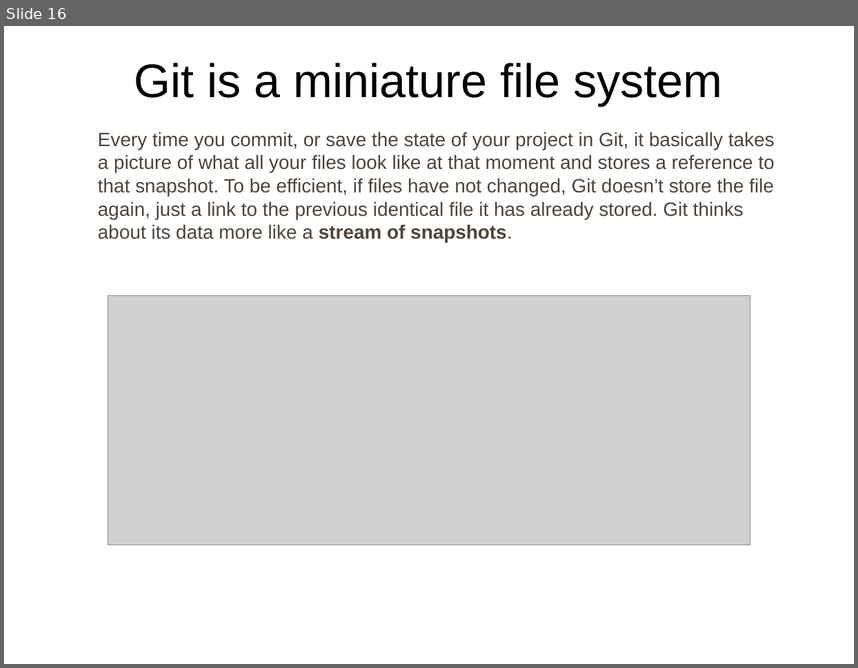
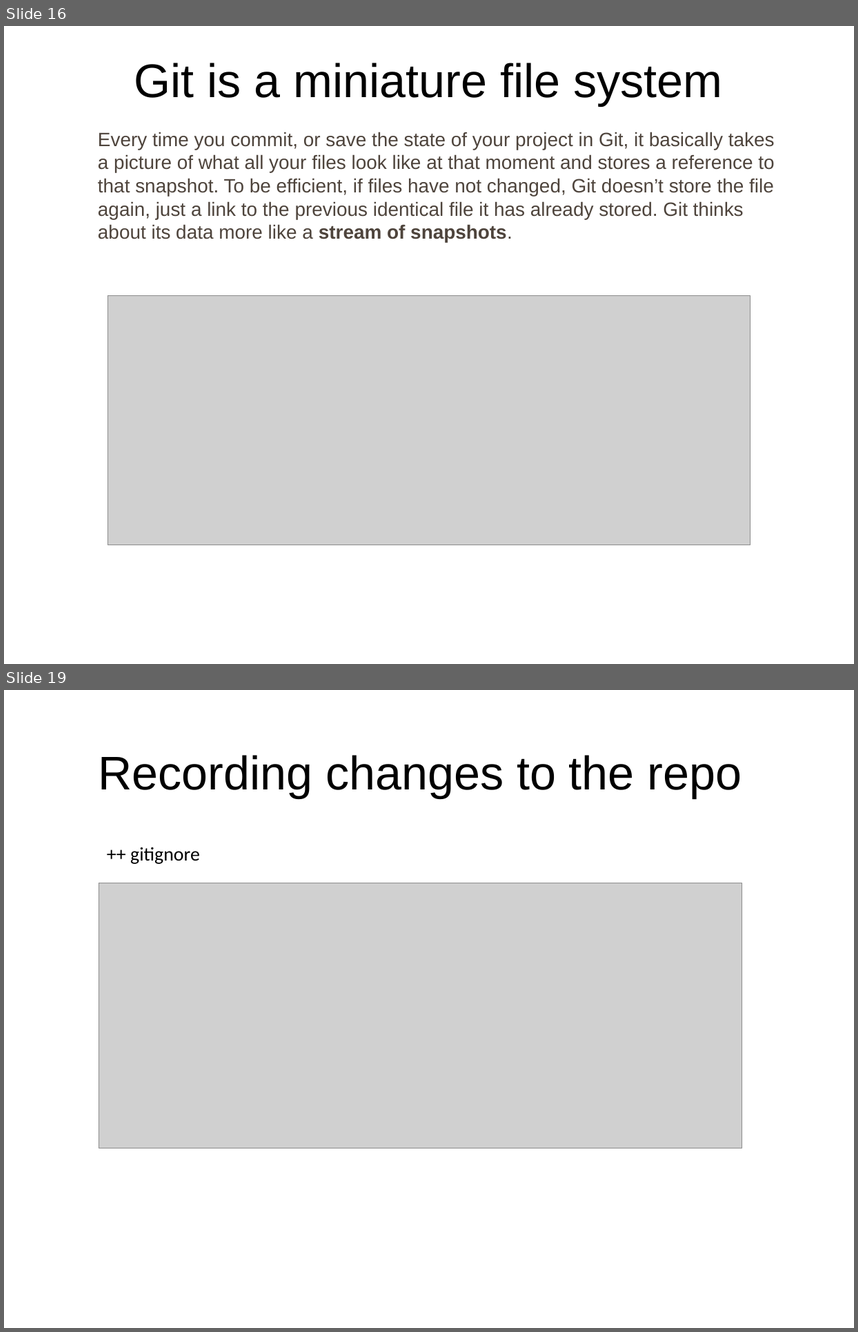
Before and after one commit to rosiv-git-trainings/docs, a slide deck: prezentacja.odp. Shown one above the other, each under a label of ours: slide 16 before the commit, slides 16 and 19 after it; the slides between them are not shown. The pictures are 858x668 and 858x1332 pixels, drawn with LibreOffice and Linux fonts; fonts in the diff are those of the drawing; grey boxes stand for pictures; background and template pictures are left out. Boxes give left, top, right and bottom in pixels: in the first picture for what was removed or moved away, otherwise in the second. Text is boxed around its words. In the diff, an @@ line names an element or a change of style, - is before the commit and + after.

```diff
--- a/prezentacja.odp
+++ b/prezentacja.odp
@@ slide 19 added at <box>4,690,854,1328</box>, background picture (left out) @@
@@ title added at <box>98,755,742,798</box>, 44 pt, text #000000 @@
+Recording changes to the repo
@@ text added at <box>130,847,200,864</box>, 18 pt, text #000000 @@
+++ gitignore
@@ picture added at <box>99,883,742,1148</box> @@
```
Also in this commit, not shown: 2 other slides added.
